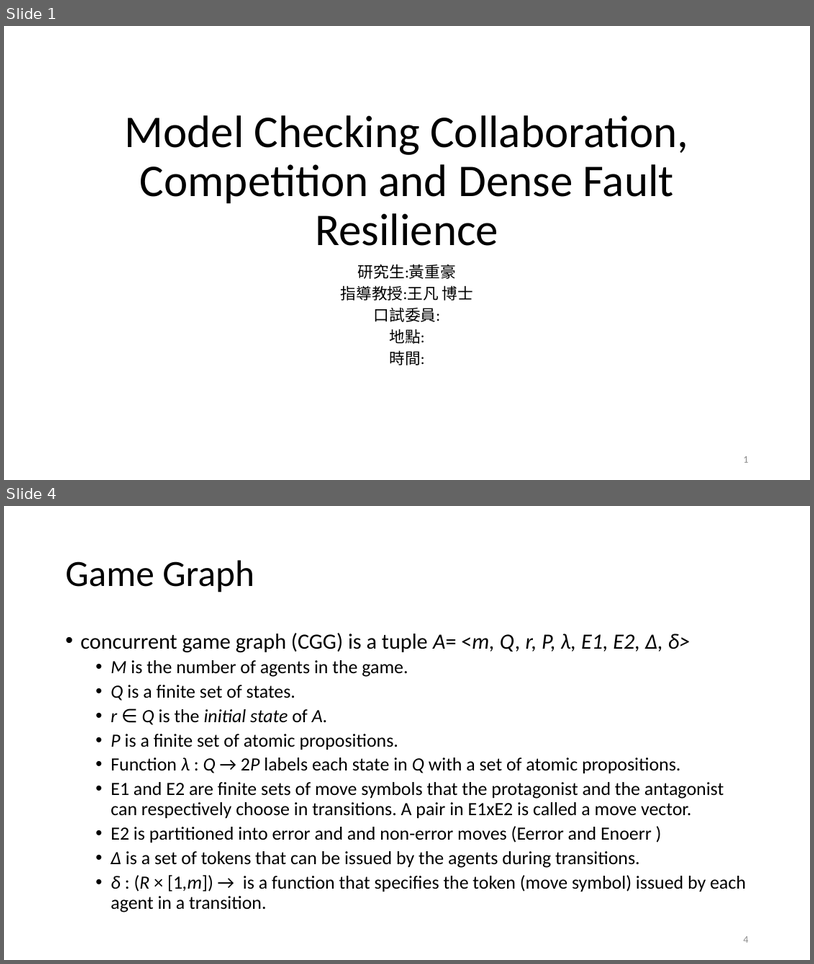
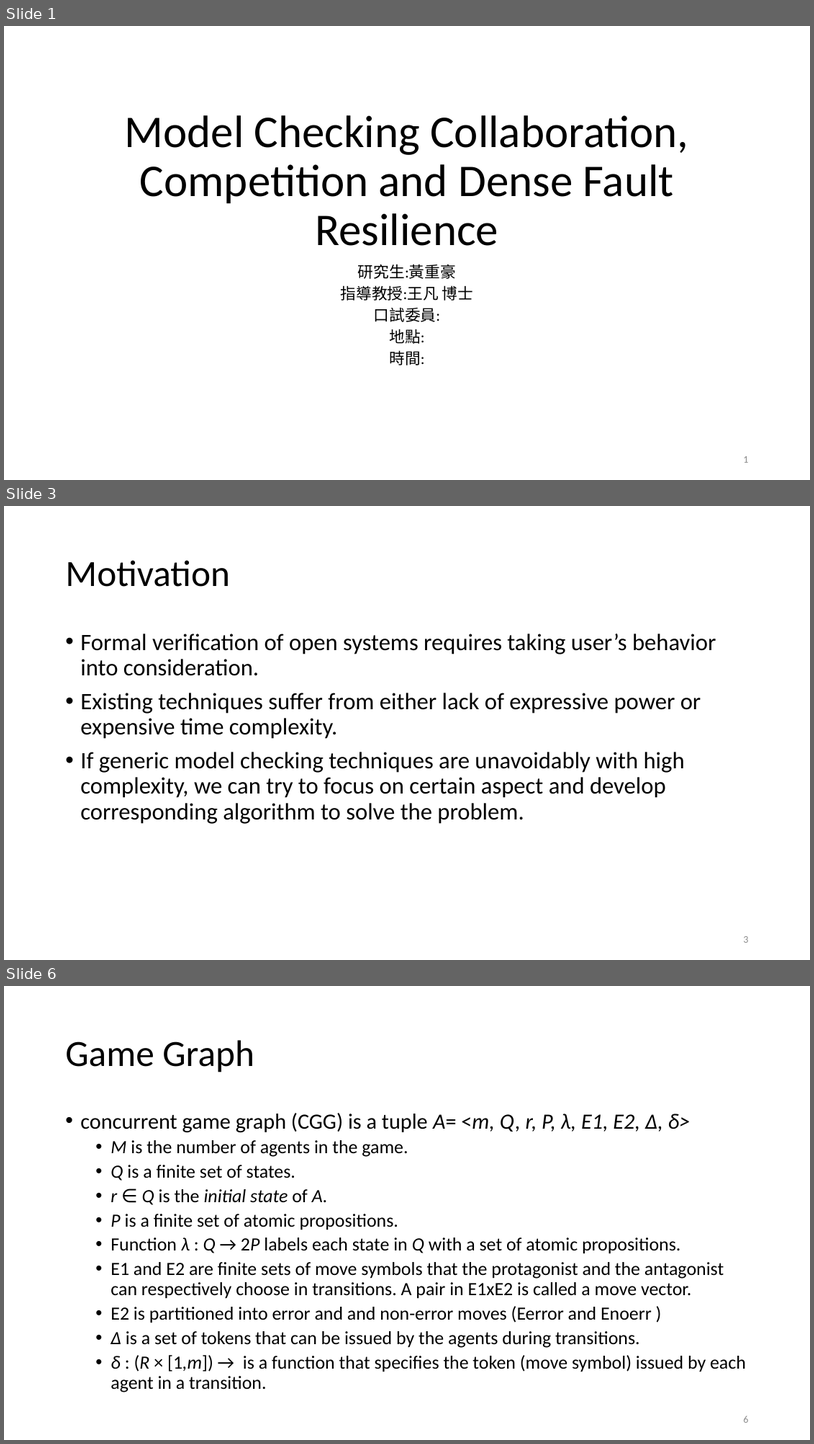
Before and after one commit to yyergg/graduate, a slide deck: def.pptx. Shown one above the other, each under a label of ours: slides 1 and 4 before the commit, slides 1, 3 and 6 after it; the slides between them are not shown. The pictures are 814x964 and 814x1444 pixels, drawn with LibreOffice and Linux fonts; fonts in the diff are those of the drawing. Boxes give left, top, right and bottom in pixels: in the first picture for what was removed or moved away, otherwise in the second. Text is boxed around its words. In the diff, an @@ line names an element or a change of style, - is before the commit and + after.

```diff
--- a/def.pptx
+++ b/def.pptx
@@ slide 3 added at <box>4,506,810,960</box>, background #FFFFFF @@
@@ title added at <box>65,560,230,587</box>, 44 pt, text #000000 @@
+Motivation
@@ text added at <box>80,633,716,824</box>, 28 pt, text #000000 @@
+• Formal verification of open systems requires taking user’s behavior into consideration.
+• Existing techniques suffer from either lack of expressive power or expensive time complexity.
+• If generic model checking techniques are unavoidably with high complexity, we can try to focus on certain aspect and develop corresponding algorithm to solve the problem.
@@ page number added at <box>743,936,748,942</box>, 12 pt, text #8C8C8C @@
+3
@@ what was slide 4 is now slide 6 @@
@@ page number at <box>743,1416,748,1422</box>: text changed @@
-4
+6
```
Also in this commit, not shown: 20 slides changed, 4 other slides added, 26 other files.
